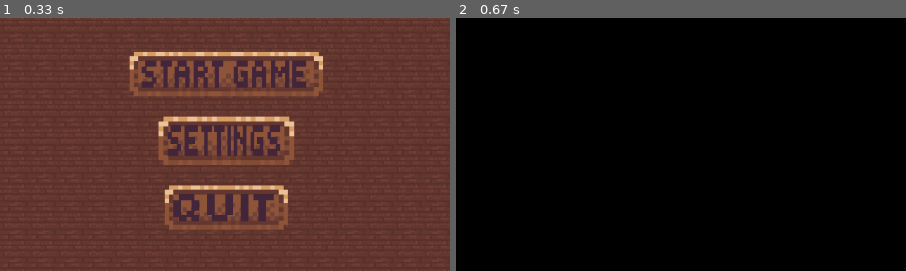
Above: before the commit, frames 1-2 (left to right).
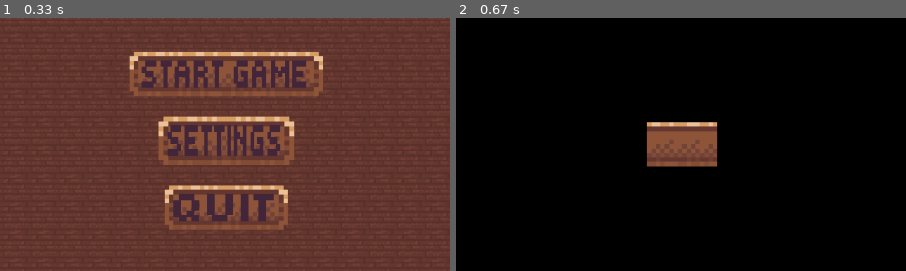
Above: after the commit, the same moments.

Repository: Intense2aT/pygame_game_for_school_project
Game: pygame game, started from src/main.py
Same seed, same stepped clock (60 frames per second), same inputs: the game is played once before the commit and once after it.
Inputs:
- Up to frame 1 (0.33 s): no input
- Up to frame 2 (0.67 s): click "START GAME" at 0.38 s
The pictures show only the part of the screen within x 25-75%, y 25-75%; the shares and areas given below are measured in that part.

Frame 1 is identical in both runs. In frame 2, 2.8% of the frame differs, in the area x 42-59%, y 41-59%.

Commit message:
change log: 1. some things

Diff:
--- /dev/null
+++ b/src/game_data/player/player.json
@@ -0,0 +1,20 @@
+{
+    "position": [0, 0],
+    "dimensions": [100, 100],
+
+    "grid_draw": false,
+    "grid_dimensions": 0,
+
+    "use_different_interaction_field": true,
+    "interaction_field": 0,
+
+    "responsive_mouse_button": 1,
+    "respond_continuous": false,
+    "call_on_press": false,
+
+    "draw_type": "textured",
+    "colour_name": 0,
+    "texture_name": "nupp_vaike_kesk",
+
+    "draw_with_text": false
+}
--- a/src/main.py
+++ b/src/main.py
@@ -86,6 +86,11 @@
 tex_group_var = objects.textureGroup()
 tex_group_var.load_from_json("game_data/tex_group_var.json")
 
+#player object init
+player = objects.player(zero_base, tex_group_var)
+player.load_from_json("game_data/player/player.json")
+player.center_on_screen(manager)
+
 #main menu init start
 def main_menu_button_1_interact(mootor):
     mootor.set_cur_renderable_scene(scene2)
@@ -152,6 +157,8 @@
 scene2 = mootor.scene()
 scene2.addLayer("layer_1")
 scene2.addToLayer(testcase1, "draw/ui_interact", "layer_1")
+scene2.addLayer("player")
+scene2.addToLayer(player, "draw", "player")
 #scene 2 init end
 
 manager.set_cur_renderable_scene(main_menu)
--- a/src/objects.py
+++ b/src/objects.py
@@ -524,4 +524,18 @@
                 raise Exception(object_errors[6])
 
 class player(object):
-    pass
+    def center_on_screen(self, mootor):
+        self.set_position([mootor.get_current_center_fixed()[0] - self.get_dimensions()[0] / 2,
+                           mootor.get_current_center_fixed()[1] - self.get_dimensions()[1] / 2])
+
+    def set_move_speed(self, speed:float):
+        self.__player_speed = speed
+
+    def get_player_speed(self):
+        return self.__player_speed
+
+    def set_dir_vector(self, vector:list[int, int]):
+        self.__player_move_direction = vector
+
+    def get_dir_vector(self):
+        return self.__player_move_direction
--- a/src/pygame_mootor.py
+++ b/src/pygame_mootor.py
@@ -62,6 +62,13 @@
 
     def __init__(self):
         self.__object_list:dict[str:list[list]] = {}
+        self.__player_enabled:bool = True
+
+    def set_player_enabled(self, set:bool):
+        self.__player_enabled = set
+
+    def get_player_enabled(self):
+        return self.__player_enabled
 
     def addLayer(self, layerName:str, forceOverRide:bool = False):
         if layerName in self.__object_list.keys() and not forceOverRide:
@@ -193,6 +200,9 @@
         self.__scene_change_break:bool = None
         self.__cur_on_top_ui:scene = None
 
+        self.__player_enabled:bool = False
+        self.__player:objects.player = None
+
         #set running
         self.__running = True
 
@@ -211,6 +221,12 @@
     #set running to false
     def kill_program(self) -> None:
         self.__running = False
+
+    def set_player_ref(self, player:objects.player):
+        self.__player = player
+
+    def get_player_ref(self):
+        return self.__player
 
     #events
     def add_handelable_event(self, event:str) -> None:
